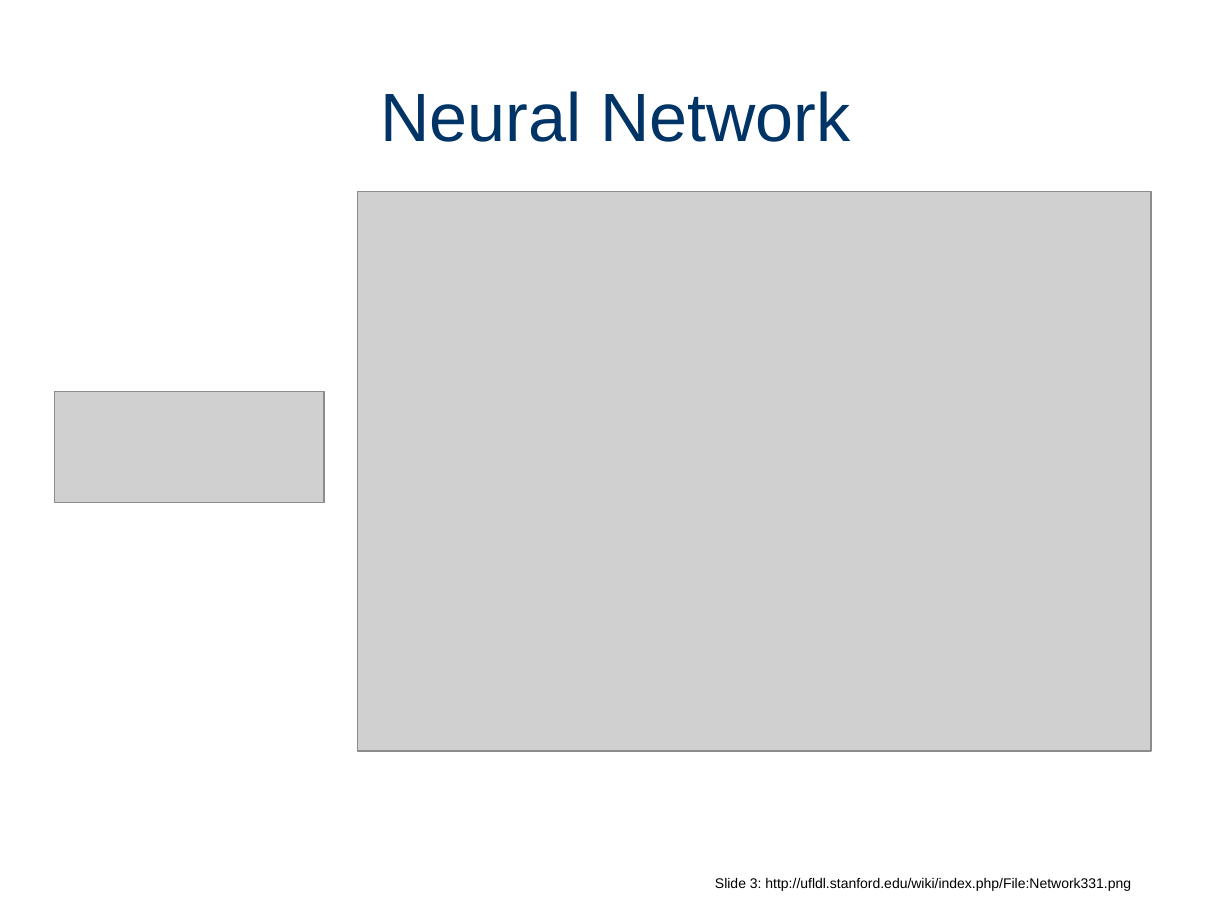
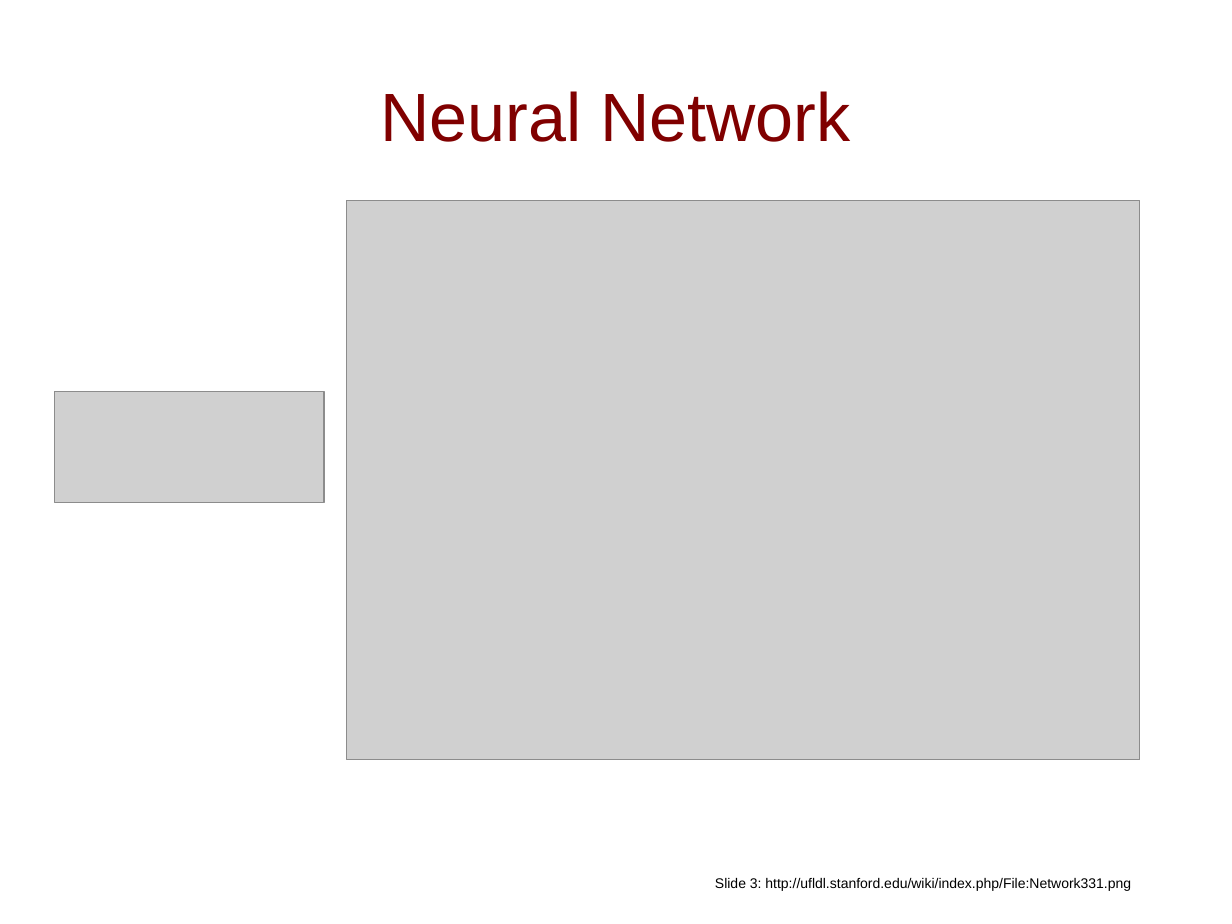
Before and after one commit to gSilas/special-palm-tree, a slide deck: slide 3 of presentation.odp. Drawn at 1232x924 pixels with LibreOffice and Linux fonts; fonts in the diff are those of the drawing; grey boxes stand for pictures. Boxes give left, top, right and bottom in pixels: in the first picture for what was removed or moved away, otherwise in the second. Text is boxed around its words. In the diff, an @@ line names an element or a change of style, - is before the commit and + after.

```diff
--- a/presentation.odp
+++ b/presentation.odp
@@ title "Neural Network" at [380, 91, 850, 142]: text colour #003366 to #800000 @@
@@ picture: place and size @@
-picture at [358, 191, 1152, 751]
+picture at [347, 200, 1140, 760]
```
Also in this commit, not shown: 8 other slides changed, 3 slides added, 8 other files.
